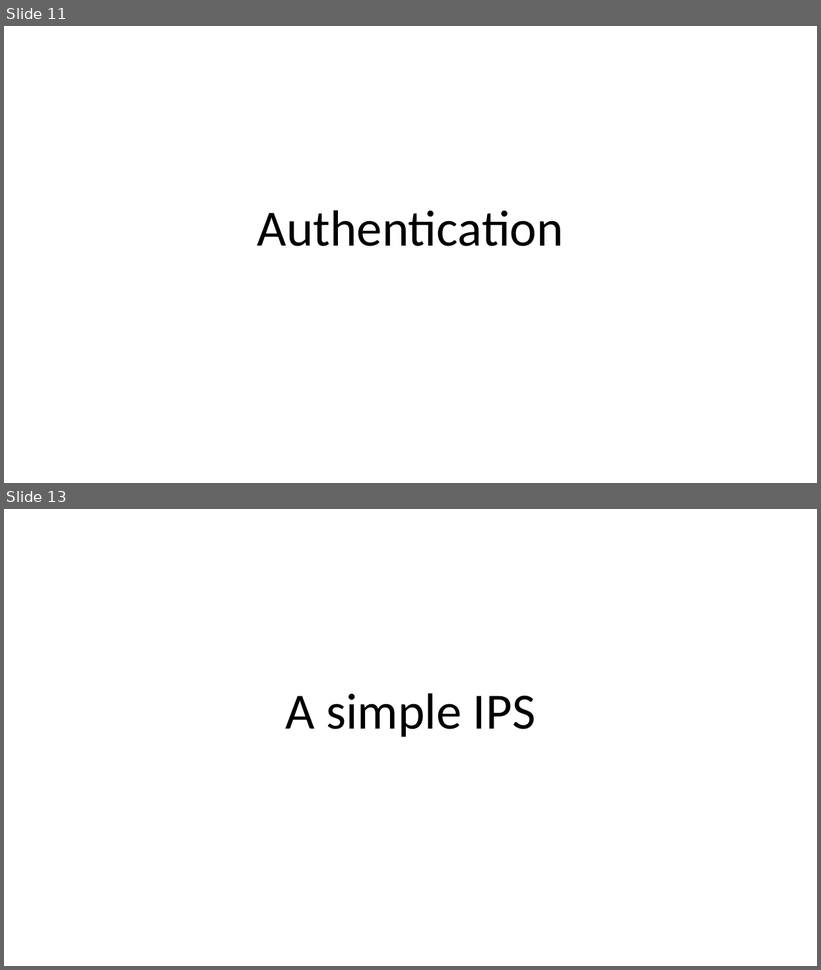
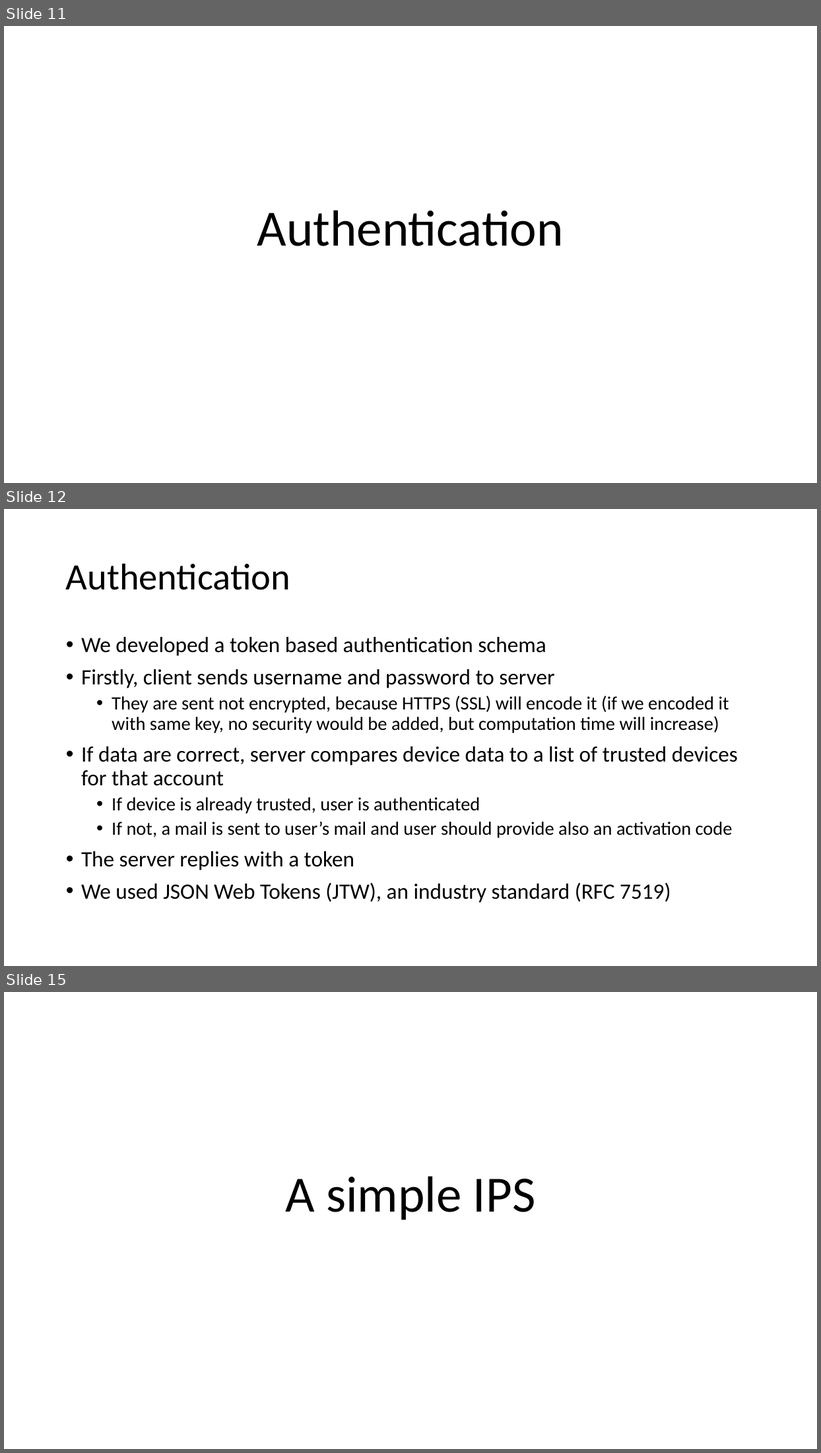
Before and after one commit to fparricelli/Encrypted-data-exchange-between-two-Arduino-boards-using-Symmetric-Encryption, a slide deck: Documentazione e cose così/Slide_concettuali_Luca.pptx. Shown one above the other, each under a label of ours: slides 11 and 13 before the commit, slides 11, 12 and 15 after it; the slides between them are not shown. The pictures are 821x970 and 821x1453 pixels, drawn with LibreOffice and Linux fonts; fonts in the diff are those of the drawing. Boxes give left, top, right and bottom in pixels: in the first picture for what was removed or moved away, otherwise in the second. Text is boxed around its words. In the diff, an @@ line names an element or a change of style, - is before the commit and + after.

```diff
--- a/Documentazione e cose così/Slide_concettuali_Luca.pptx
+++ b/Documentazione e cose così/Slide_concettuali_Luca.pptx
@@ slide 12 added at <box>4,509,817,966</box>, background #FFFFFF @@
@@ title added at <box>66,563,290,590</box>, 44 pt, text #000000 @@
+Authentication
@@ text added at <box>81,637,738,903</box>, 22.2 pt, text #000000 @@
+• We developed a token based authentication schema
+• Firstly, client sends username and password to server
+  • They are sent not encrypted, because HTTPS (SSL) will encode it (if we encoded it with same key, no security would be added, but computation time will increase)
+• If data are correct, server compares device data to a list of trusted devices for that account
+  • If device is already trusted, user is authenticated
+  • If not, a mail is sent to user’s mail and user should provide also an activation code
+• The server replies with a token
+• We used JSON Web Tokens (JTW), an industry standard (RFC 7519)
@@ what was slide 13 is now slide 15 @@
```
Also in this commit, not shown: 2 slides changed, 2 other slides added, 1 slide removed, 5 other files.
